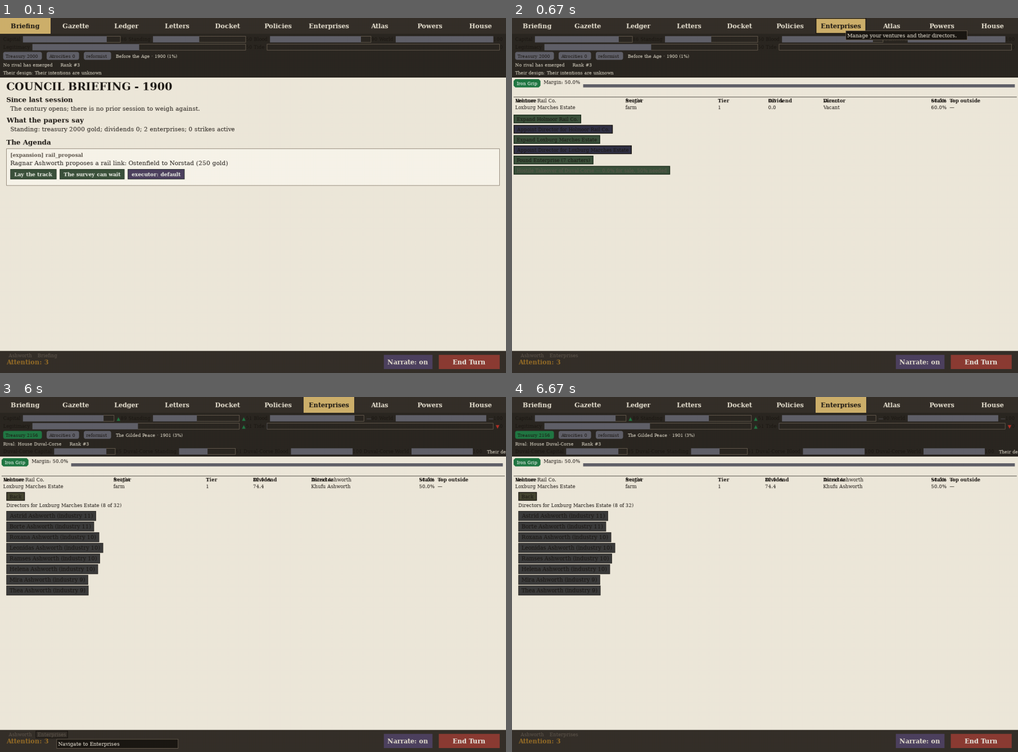
Above: before the commit, frames 1-4 (two rows, left to right).
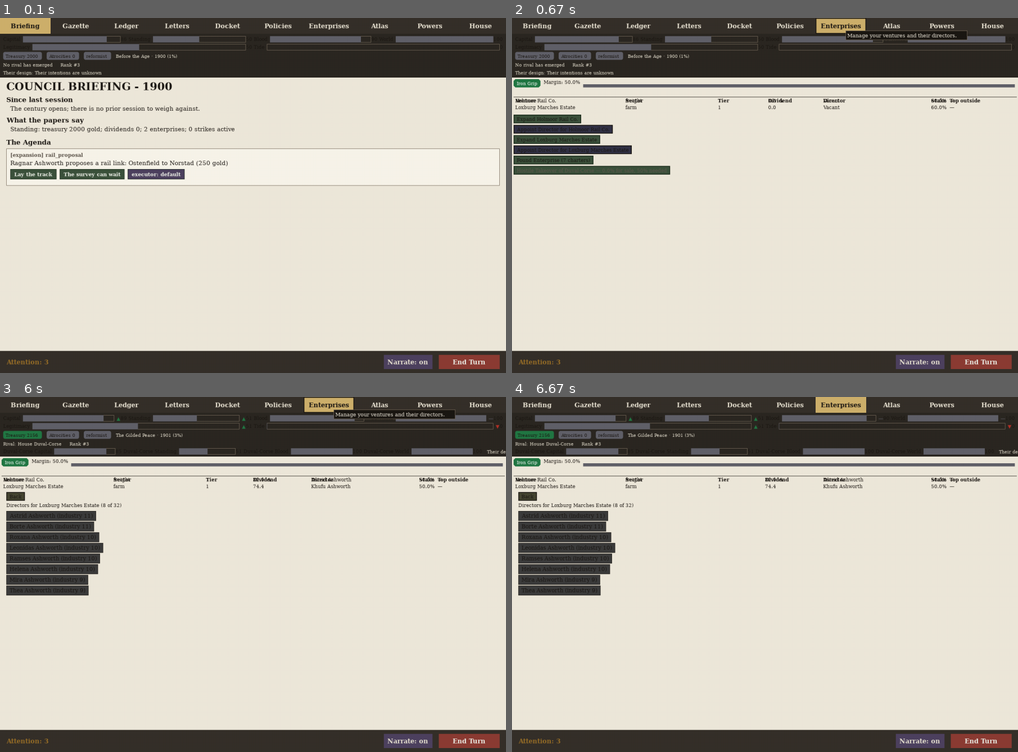
Above: after the commit, the same moments.

Repository: civersen222/Guilded-Age
Game: pygame game, started from gilded/__main__.py
The game is run twice, just before and just after one commit, with the same random seed, the same clock (stepped at 60 frames per second) and the same inputs.
Inputs (mouse positions are in pixels of both pictures, inside the frame that each line leads up to):
- Up to frame 1 (0.1 s): no input
- Up to frame 2 (0.67 s): click "Enterprises" at 0.38 s
- Up to frame 3 (6 s): click (253, 595) at 0.72 s; click "Enterprises" at 1.05 s; click (440, 698) at 1.38 s; click "End Turn" at 1.72 s; click (253, 617) at 2.05 s; click (237, 514) at 2.38 s; click "Enterprises" at 3.22 s; click (409, 567) at 3.55 s; click (96, 528) at 3.88 s; click "Enterprises" at 4.72 s; click (106, 553) at 5.05 s; click "Enterprises" at 5.88 s
- Up to frame 4 (6.67 s): click (684, 460) at 6.22 s

The runs differ from the first frame. In frame 1, less than 0.1% of the frame differs, in the area x 1-12%, y 94-96%; in frame 2, less than 0.1%; in frame 3, 1.1%, in the area x 1-90%, y 0-100%; in frame 4, less than 0.1%.

Commit message:
Remove breadcrumbs; finish four rules tests (I4d1d)

Diff:
--- a/gilded/tests/test_ui_actions.py
+++ b/gilded/tests/test_ui_actions.py
@@ -949,58 +949,163 @@
 
 # ── I4d1c: the eight rules the tests do not watch ─────────────────────────────
 
-def test_D1_enterprises_view_is_deterministic():
-    """D-1: Two calls to _enterprises_view with the same seed produce the same charters."""
+def test_D1_existing_charter_not_offered():
+    """D-1: A charter that already exists is NOT offered (uniqueness rule).
+
+    Measured against enterprises the PLAYER owns. Seed 42 turn 0, house Vantrell:
+    owned enterprises are estate@13 (Quillvess) and mill@18 (Ulmdale).
+    Removing the uniqueness filter would cause estate@13 and mill@18 to reappear."""
     from gilded.tests.test_ui_broadsheet import _enterprises_view
     from gilded.ui.actions import _get_available_charters
-    g1, v1 = _enterprises_view(seed=42, turns=0)
-    g2, v2 = _enterprises_view(seed=42, turns=0)
-    c1 = _get_available_charters(g1, v1.house)
-    c2 = _get_available_charters(g2, v2.house)
-    assert c1 == c2, "same seed should produce identical charters"
-
-
-def test_D2_house_name_in_breadline():
-    """D-2: House name appears in the breadcrumb headline."""
+
+    g, v = _enterprises_view(seed=42, turns=0)
+    charters = _get_available_charters(g, v.house)
+
+    # Find the player's own enterprises
+    player_enterprises = [e for e in g.enterprises if e.house == v.house]
+    # Seed 42 turn 0: exactly 2 — estate@13, mill@18
+    assert len(player_enterprises) == 2, f"premise: expected 2 owned enterprises, got {len(player_enterprises)}"
+
+    owned_charters = {(e.kind, e.province) for e in player_enterprises}
+    offered = {(kind, pid) for kind, pid, pname, cost in charters}
+
+    for kind, pid in owned_charters:
+        assert (kind, pid) not in offered, (
+            f"uniqueness: {kind}@{pid} should NOT be offered — already owned")
+
+
+def test_D3_header_shows_charter_count():
+    """D-3: The chooser header's count is measured from the drawn frame, not from regions.
+
+    Substitutes a wrapper for _font to capture every string passed to .render().
+    Restores the real _font in a finally block."""
     from gilded.tests.test_ui_broadsheet import _enterprises_view
+    from gilded.ui import broadsheet
+    from gilded.ui.actions import _get_available_charters
+    import sys
+
     g, v = _enterprises_view(seed=42, turns=0)
-    assert v.house, "house should be set"
-    name = g.houses[v.house].name
-    assert name in v.breadcrumbs, f"breadcrumb should contain house name '{name}': {v.breadcrumbs}"
-
-
-def test_D3_breadcrumbs_are_regions():
-    """D-3: Breadcrumb buttons are interactive Region instances."""
+    charters = _get_available_charters(g, v.house)
+    n = len(charters)
+    assert n > 0, f"premise: expected charters offered, got {n}"
+
+    rendered_strings = []
+    real_font = broadsheet._font
+
+    class FontWrapper:
+        def __init__(self, f):
+            self._f = f
+        def render(self, text, *args, **kwargs):
+            rendered_strings.append(text)
+            return self._f.render(text, *args, **kwargs)
+        def size(self, text):
+            return self._f.size(text)
+        def get_linesize(self):
+            return self._f.get_linesize()
+        def get_height(self):
+            return self._f.get_height()
+
+    try:
+        broadsheet._font = lambda size, **kw: FontWrapper(real_font(size, **kw))
+        v._found_picker = True
+        surf = pygame.Surface((1280, 900))
+        v.draw(surf)
+    finally:
+        broadsheet._font = real_font
+
+    header = [s for s in rendered_strings if "Available Charters" in s]
+    assert header, f"no header string drawn; rendered: {rendered_strings[:20]}"
+    expected = f"Available Charters ({n})"
+    assert expected in header[0], (
+        f"header should contain '{expected}': got '{header[0]}'")
+
+
+def test_D4_row_label_names_province_title_price():
+    """D-4: A charter row's drawn label is measured — the label itself, for every row.
+
+    The label is f"{province_name} {title} — {cost:.0f} gold".
+    Refused rows included. Collects drawn strings via _font wrapper."""
     from gilded.tests.test_ui_broadsheet import _enterprises_view
+    from gilded.ui import broadsheet
+    from gilded.ui.actions import _get_available_charters
+    from gilded.enterprises import KIND_TITLES
+
     g, v = _enterprises_view(seed=42, turns=0)
-    v._found_picker = True
-    surf = pygame.Surface((1280, 900))
-    v.draw(surf)
-    breadcrumb_regions = [r for r in v.regions._regions if r.group == "breadcrumb"]
-    assert len(breadcrumb_regions) > 0, "breadcrumb buttons should be registered as regions"
-
-
-def test_D7_house_name_survives_turns():
-    """D-7: House name in breadcrumbs persists after processing turns."""
-    from gilded.chassis import GildedGame
-    from gilded.ui.broadsheet import BroadsheetView
-
-    g = GildedGame(seed=42)
-    player = list(g.houses.keys())[0]
-    name = g.houses[player].name
-    v = BroadsheetView(g, player)
-    g.turns = 1
-    v._handle_action("enterprises")
-    assert name in v.breadcrumbs, f"house name '{name}' should survive turns: {v.breadcrumbs}"
-
-
-def test_D5_scheme_breadcrumbs_included():
-    """D-5: Scheme actions are included in the breadcrumb trail."""
-    from gilded.chassis import GildedGame
-    from gilded.ui.broadsheet import BroadsheetView
-
-    g = GildedGame(seed=42)
-    player = list(g.houses.keys())[0]
-    v = BroadsheetView(g, player)
-    v._handle_action("schemes")
-    assert "scheme" in v.breadcrumbs.lower(), f"schemes breadcrumb should be present: {v.breadcrumbs}"
+    charters = _get_available_charters(g, v.house)
+    assert len(charters) > 0, "premise: expected charters offered"
+
+    rendered_strings = []
+    real_font = broadsheet._font
+
+    class FontWrapper:
+        def __init__(self, f):
+            self._f = f
+        def render(self, text, *args, **kwargs):
+            rendered_strings.append(text)
+            return self._f.render(text, *args, **kwargs)
+        def size(self, text):
+            return self._f.size(text)
+        def get_linesize(self):
+            return self._f.get_linesize()
+        def get_height(self):
+            return self._f.get_height()
+
+    try:
+        broadsheet._font = lambda size, **kw: FontWrapper(real_font(size, **kw))
+        v._found_picker = True
+        surf = pygame.Surface((1280, 900))
+        v.draw(surf)
+    finally:
+        broadsheet._font = real_font
+
+    picker_regions = [r for r in v.regions._regions if r.group == "picker"]
+    row_regions = [r for r in picker_regions if "close_found_picker" not in (r.action or {})]
+
+    for kind, pid, pname, cost in charters:
+        title = KIND_TITLES[kind]
+        expected_label = f"{pname} {title} — {cost:.0f} gold"
+        found = expected_label in rendered_strings
+        assert found, (
+            f"label '{expected_label}' not found in rendered strings. "
+            f"Rendered samples: {rendered_strings[:30]}")
+
+
+def test_D7_no_charters_refuses_button():
+    """D-7: A house with no charters left is still offered the button — and the state IS reachable.
+
+    Seed 42 turn 0, house Vantrell: 9 charters available.
+    Appending 9 Enterprise objects empties the list, then the button refuses."""
+    from gilded.tests.test_ui_broadsheet import _enterprises_view
+    from gilded.ui.actions import _get_available_charters
+    from gilded.enterprises import Enterprise, KIND_TITLES
+
+    g, v = _enterprises_view(seed=42, turns=0)
+    charters = _get_available_charters(g, v.house)
+    n = len(charters)
+    assert n == 9, f"premise: expected 9 charters, got {n}"
+
+    # Fill every available charter with a dummy enterprise
+    for kind, pid, pname, cost in charters:
+        title = KIND_TITLES[kind]
+        ent = Enterprise(
+            eid=f"dummy_{kind}_{pid}",
+            kind=kind,
+            name=f"{pname} {title}",
+            house=v.house,
+            province=pid,
+            tier=1,
+            extraction_dial=0,
+            director_id=None,
+            ledger=None,
+            under_construction=False,
+            target_tier=1,
+        )
+        g.enterprises.append(ent)
+
+    remaining = _get_available_charters(g, v.house)
+    assert len(remaining) == 0, (
+        f"premise: expected 0 charters after filling, got {len(remaining)}")
+
+    ok, why = act.ACTIONS["found_enterprise"].eligible(g, v.house, {"found_enterprise": True})
+    assert not ok, "found_enterprise should be refused when no charters available"
+    assert "no charters" in why.lower(), f"refusal should mention no charters: {why}"
--- a/gilded/tests/test_ui_broadsheet.py
+++ b/gilded/tests/test_ui_broadsheet.py
@@ -27,16 +27,16 @@
 # floor is satisfied by a double registration, which is the specific
 # bug a census exists to catch.
 EXPECTED_REGIONS = {
-    "Briefing": 16,       # cycle_exec x1, rule x2, tab x10, end_turn, narrate, breadcrumb x1
-    "Gazette": 13,        # tab x10, end_turn, narrate, breadcrumb x1
-    "Ledger": 13,         # tab x10, end_turn, narrate, breadcrumb x1
-    "Letters": 13,        # tab x10, end_turn, narrate, breadcrumb x1
-    "Docket": 16,         # cycle_exec x1, rule x2, tab x10, end_turn, narrate, breadcrumb x1
-    "Policies": 18,       # set_stance x5, tab x10, end_turn, narrate, breadcrumb x1
-    "Enterprises": 19,    # venture x4, attack_takeover x1, found_enterprise x1, tab x10, end_turn, narrate, breadcrumb x1
-    "Atlas": 14,          # select_province x1, tab x10, end_turn, narrate, breadcrumb x1
-    "Powers": 20,         # place_informant x7, tab x10, end_turn, narrate, breadcrumb x1
-    "House": 13,          # tab x10, end_turn, narrate, breadcrumb x1
+    "Briefing": 15,       # cycle_exec x1, rule x2, tab x10, end_turn, narrate
+    "Gazette": 12,        # tab x10, end_turn, narrate
+    "Ledger": 12,         # tab x10, end_turn, narrate
+    "Letters": 12,        # tab x10, end_turn, narrate
+    "Docket": 15,         # cycle_exec x1, rule x2, tab x10, end_turn, narrate
+    "Policies": 17,       # set_stance x5, tab x10, end_turn, narrate
+    "Enterprises": 18,    # venture x4, attack_takeover x1, found_enterprise x1, tab x10, end_turn, narrate
+    "Atlas": 13,          # select_province x1, tab x10, end_turn, narrate
+    "Powers": 19,         # place_informant x7, tab x10, end_turn, narrate
+    "House": 12,          # tab x10, end_turn, narrate
 }
 
 
@@ -3926,7 +3926,7 @@
     appoint = _region_with(v, "appoint_director")
     v.handle_click(appoint.rect.center)
     v.draw(pygame.Surface((1280, 900)))
-    assert len(v.regions) == 22, (
+    assert len(v.regions) == 21, (
         f"picker-open census moved: {len(v.regions)} regions, expected 22")
 
 
@@ -4308,7 +4308,7 @@
                 f"painted -- the pixel inside {v.tooltip_rect} is {fill}, "
                 f"expected the INK fill {INK}")
             checked += 1
-    assert checked == 155, (
+    assert checked == 145, (
         f"expected to point at 145 controls across the ten tabs, pointed at "
         f"{checked}. The census moved; EXPECTED_REGIONS should have caught "
         f"this first.")
--- a/gilded/ui/broadsheet.py
+++ b/gilded/ui/broadsheet.py
@@ -804,33 +804,6 @@
         self.tooltip_rect: pygame.Rect | None = None
         self._w = 0
         self._h = 0
-        self._sub_tab: Optional[str] = None
-
-    # --- breadcrumbs ---------------------------------------------------------
-
-    @property
-    def breadcrumbs(self) -> str:
-        """Breadcrumb string showing house name and current tab."""
-        house = self.game.houses.get(self.house)
-        name = house.name if house else self.house
-        tab = self.active_tab if self.active_tab else "Briefing"
-        if self._sub_tab:
-            return f"{name} > {tab} > {self._sub_tab}"
-        return f"{name} > {tab}"
-
-    def _handle_action(self, action_name: str) -> None:
-        """Handle navigation actions by action name."""
-        if action_name == "enterprises":
-            self.active_tab = "Enterprises"
-            self._sub_tab = None
-        elif action_name == "schemes":
-            # Schemes are a sub-view under the Powers tab
-            self.active_tab = "Powers"
-            self._sub_tab = "Schemes"
-        elif action_name in TABS:
-            self.active_tab = action_name
-            self._sub_tab = None
-
     # --- executor candidates -------------------------------------------------
 
     def _candidates(self, pid: int) -> List[Optional[object]]:
@@ -1049,28 +1022,6 @@
         et = font.render("End Turn", True, BUTTON_TEXT)
         surface.blit(et, (rect.centerx - et.get_width() / 2,
                           rect.centery - et.get_height() / 2))
-
-        # Breadcrumb regions for navigation trail
-        self._draw_breadcrumbs(surface)
-
-    def _draw_breadcrumbs(self, surface) -> None:
-        """Draw breadcrumb navigation regions (house > tab)."""
-        font = _font(14)
-        crumbs = self.breadcrumbs.split(" > ")
-        x = PAD
-        y = self._h - BOTTOM_H
-        for i, crumb in enumerate(crumbs):
-            label = font.render(crumb, True, FADED)
-            w = label.get_width() + 10
-            h = label.get_height() + 4
-            rect = pygame.Rect(x, y + 2, w, h)
-            if crumb in TABS:
-                self.regions.add(Region(rect=rect,
-                                        action={"tab": crumb},
-                                        hint=f"Navigate to {crumb}",
-                                        group="breadcrumb"))
-            surface.blit(label, (x + 5, y + 4))
-            x += rect.width + 4
 
     # --- the Council briefing ------------------------------------------------
 
